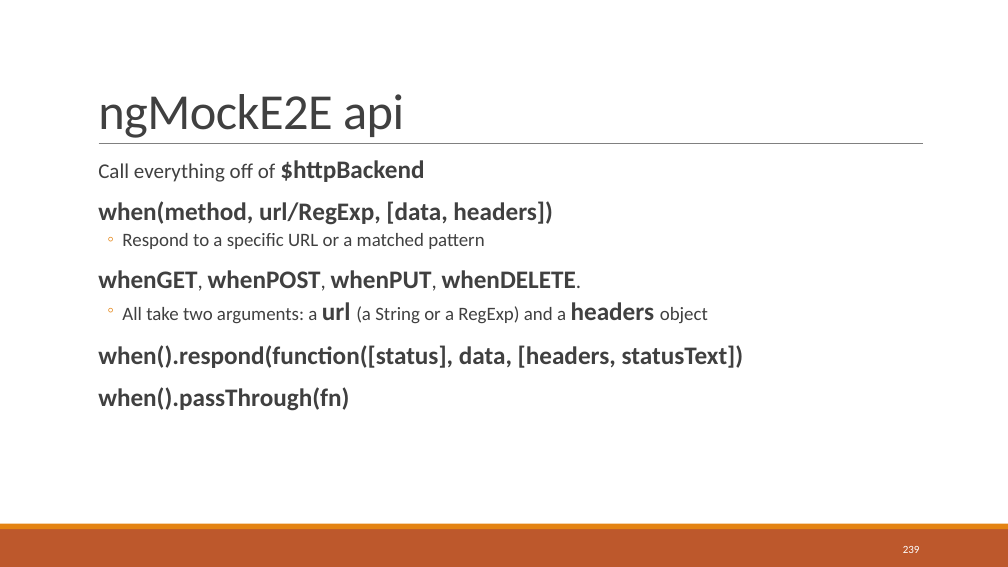
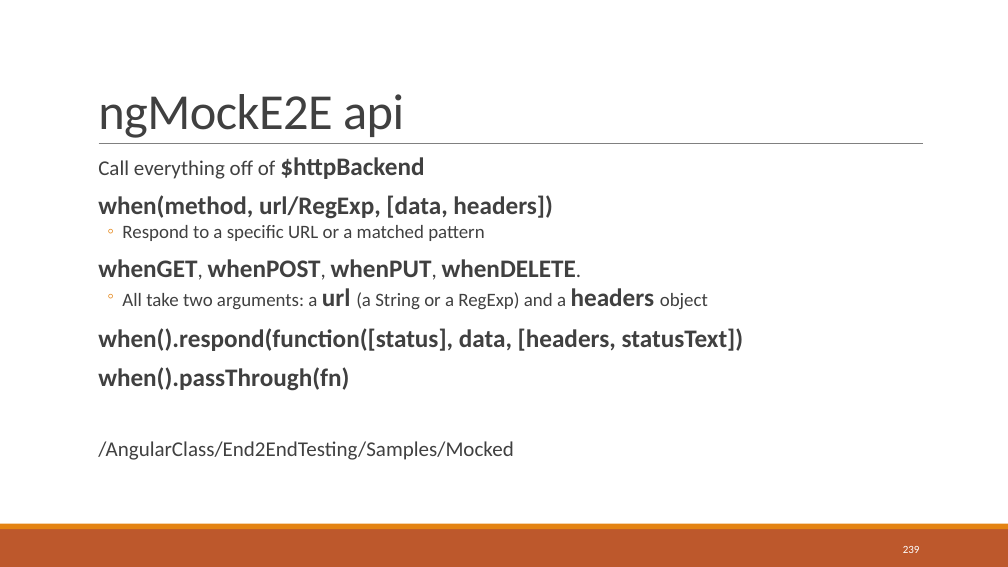
Before and after one commit to sbechtold/angularjs, a slide deck: slide 239 of materials/AngularJS.pptx. Drawn at 1008x567 pixels with LibreOffice and Linux fonts; fonts in the diff are those of the drawing. Boxes give left, top, right and bottom in pixels: in the first picture for what was removed or moved away, otherwise in the second. Text is boxed around its words. In the diff, an @@ line names an element or a change of style, - is before the commit and + after.

Commit message:
Added support for LAbs and end to end testing

```diff
--- a/materials/AngularJS.pptx
+++ b/materials/AngularJS.pptx
@@ text at [98,157,744,391]: line spacing 0.9 to 0.8 @@
@@ text at [98,441,514,460]: paragraph added @@
+  /AngularClass/End2EndTesting/Samples/Mocked
```
Also in this commit, not shown: 2 other slides changed, 4 slides added, 3 slides removed, 40 other files.
